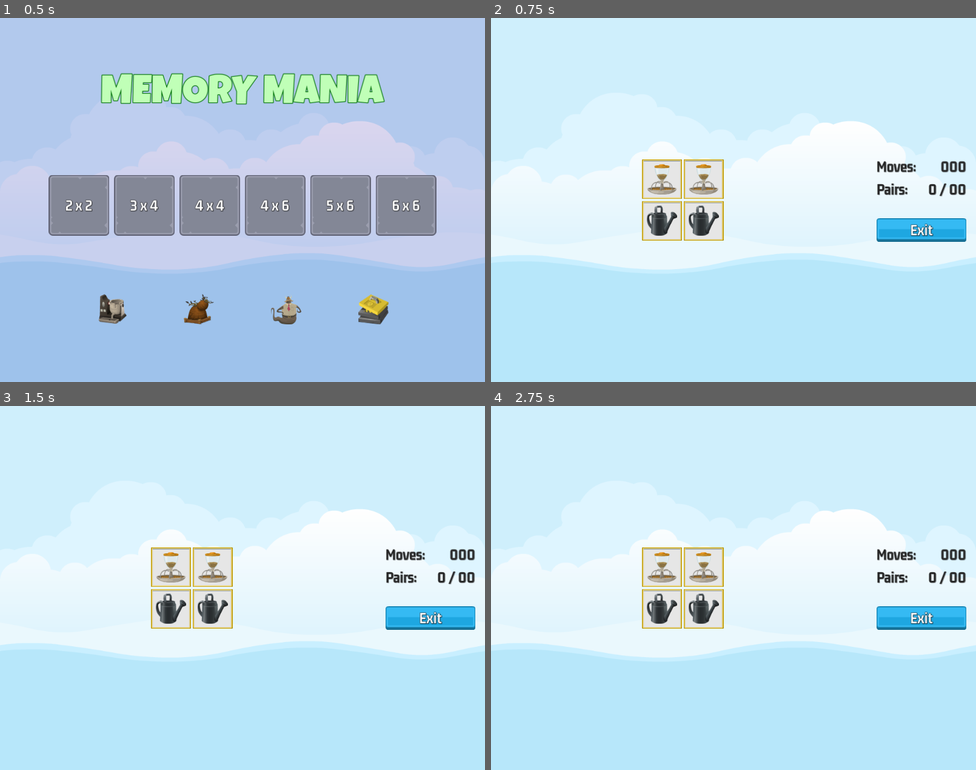
Above: before the commit, frames 1-4 (two rows, left to right).
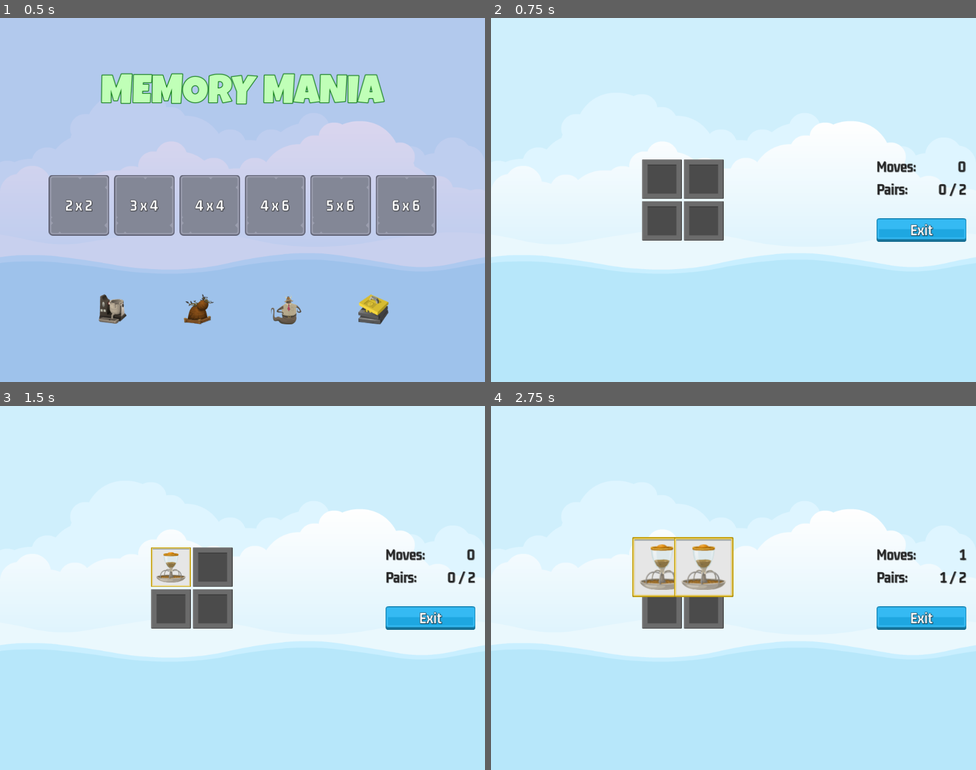
Above: after the commit, the same moments.

Repository: jFinton/MemoryMania
Game: Godot game, scene res://master_scene/master_scene.tscn
Two runs of this game, one before a commit and one after it. Both use one fixed random seed, a clock stepped at 60 frames per second and the inputs below.
Inputs (mouse positions are in pixels of both pictures, inside the frame that each line leads up to):
- Up to frame 1 (0.5 s): no input
- Up to frame 2 (0.75 s): click "2 x 2" at 0.5 s
- Up to frame 3 (1.5 s): click (169, 566) at 1.25 s
- Up to frame 4 (2.75 s): click (704, 566) at 2.02 s

Frame 1 is identical in both runs. In frame 2, 3.6% of the frame differs, in the area x 31-98%, y 38-62%; in frame 3, 2.7%; in frame 4, 3.5%.

Commit message:
V1.0.0 Released.
Finished building basic game logic, such as finding matches, counting matches and giving a game over when all the matches have been found.

Diff:
--- /dev/null
+++ b/game_over/game_over.gd
@@ -0,0 +1,26 @@
+extends Control
+
+
+@onready var moves_label: Label = $NinePatchRect/MC/VB/HB/MovesLabel
+@onready var sound: AudioStreamPlayer = $Sound
+
+
+# Called when the node enters the scene tree for the first time.
+func _ready() -> void:
+	SignalManager.on_game_over.connect(on_game_over)
+
+
+# Called every frame. 'delta' is the elapsed time since the previous frame.
+func _process(delta: float) -> void:
+	pass
+
+
+func on_game_over(moves: int) -> void:
+	moves_label.text = str(moves)
+	show()
+	SoundManager.play_sound(sound, SoundManager.SOUND_GAME_OVER)
+
+
+func _on_exit_button_pressed() -> void:
+	hide()
+	SignalManager.on_game_exit_pressed.emit()
--- /dev/null
+++ b/game_over/game_over.tscn
@@ -0,0 +1,113 @@
+[gd_scene load_steps=10 format=3 uid="uid://dqiwcqawpvotu"]
+
+[ext_resource type="Texture2D" uid="uid://bjqo56metuqiu" path="res://assets/ui/UIbg.png" id="1_m84be"]
+[ext_resource type="Script" path="res://game_over/game_over.gd" id="1_x88uo"]
+[ext_resource type="FontFile" uid="uid://bxm3nyddiamls" path="res://assets/fonts/LuckiestGuy-Regular.ttf" id="2_13y65"]
+[ext_resource type="LabelSettings" uid="uid://8sy188subkef" path="res://assets/fonts/GM_32_Grey.tres" id="3_nbi3k"]
+[ext_resource type="Texture2D" uid="uid://mlpk21oh4xch" path="res://assets/ui/blue_button00.png" id="4_7ci64"]
+[ext_resource type="Texture2D" uid="uid://dbgcs4m822me3" path="res://assets/ui/yellow_button00.png" id="5_8l7gc"]
+[ext_resource type="Texture2D" uid="uid://bh36lfcrhgng2" path="res://assets/ui/green_button00.png" id="6_qxo24"]
+[ext_resource type="LabelSettings" uid="uid://xi3tnwm1d7wc" path="res://assets/fonts/GM_32_White.tres" id="7_hv03b"]
+
+[sub_resource type="LabelSettings" id="LabelSettings_r63ew"]
+font = ExtResource("2_13y65")
+font_size = 84
+font_color = Color(0.290196, 1, 0.717647, 1)
+outline_size = 6
+outline_color = Color(0.0117647, 0.45098, 0.788235, 1)
+
+[node name="GameOver" type="Control"]
+layout_mode = 3
+anchors_preset = 15
+anchor_right = 1.0
+anchor_bottom = 1.0
+grow_horizontal = 2
+grow_vertical = 2
+script = ExtResource("1_x88uo")
+
+[node name="NinePatchRect" type="NinePatchRect" parent="."]
+layout_mode = 1
+anchors_preset = 8
+anchor_left = 0.5
+anchor_top = 0.5
+anchor_right = 0.5
+anchor_bottom = 0.5
+offset_left = -256.0
+offset_top = -192.0
+offset_right = 256.0
+offset_bottom = 192.0
+grow_horizontal = 2
+grow_vertical = 2
+texture = ExtResource("1_m84be")
+patch_margin_left = 10
+patch_margin_top = 10
+patch_margin_right = 10
+patch_margin_bottom = 10
+
+[node name="MC" type="MarginContainer" parent="NinePatchRect"]
+layout_mode = 1
+anchors_preset = 15
+anchor_right = 1.0
+anchor_bottom = 1.0
+grow_horizontal = 2
+grow_vertical = 2
+theme_override_constants/margin_left = 24
+theme_override_constants/margin_top = 24
+theme_override_constants/margin_right = 24
+theme_override_constants/margin_bottom = 24
+
+[node name="VB" type="VBoxContainer" parent="NinePatchRect/MC"]
+layout_mode = 2
+theme_override_constants/separation = 32
+
+[node name="Label" type="Label" parent="NinePatchRect/MC/VB"]
+layout_mode = 2
+text = "YOU WIN!"
+label_settings = SubResource("LabelSettings_r63ew")
+horizontal_alignment = 1
+vertical_alignment = 1
+
+[node name="HB" type="HBoxContainer" parent="NinePatchRect/MC/VB"]
+layout_mode = 2
+
+[node name="Label" type="Label" parent="NinePatchRect/MC/VB/HB"]
+layout_mode = 2
+size_flags_horizontal = 3
+text = "Moves Taken:"
+label_settings = ExtResource("3_nbi3k")
+vertical_alignment = 1
+
+[node name="MovesLabel" type="Label" parent="NinePatchRect/MC/VB/HB"]
+layout_mode = 2
+text = "0000"
+label_settings = ExtResource("3_nbi3k")
+horizontal_alignment = 2
+vertical_alignment = 1
+
+[node name="Spacer" type="Control" parent="NinePatchRect/MC/VB"]
+custom_minimum_size = Vector2(0, 32)
+layout_mode = 2
+
+[node name="ExitButton" type="TextureButton" parent="NinePatchRect/MC/VB"]
+layout_mode = 2
+size_flags_horizontal = 4
+texture_normal = ExtResource("4_7ci64")
+texture_pressed = ExtResource("5_8l7gc")
+texture_hover = ExtResource("6_qxo24")
+
+[node name="Label" type="Label" parent="NinePatchRect/MC/VB/ExitButton"]
+layout_mode = 1
+anchors_preset = 15
+anchor_right = 1.0
+anchor_bottom = 1.0
+grow_horizontal = 2
+grow_vertical = 2
+text = "Exit
+"
+label_settings = ExtResource("7_hv03b")
+horizontal_alignment = 1
+vertical_alignment = 1
+
+[node name="Sound" type="AudioStreamPlayer" parent="."]
+
+[connection signal="pressed" from="NinePatchRect/MC/VB/ExitButton" to="." method="_on_exit_button_pressed"]
--- a/game_screen/game_screen.gd
+++ b/game_screen/game_screen.gd
@@ -6,6 +6,9 @@
 
 @onready var tile_container: GridContainer = $HB/MC1/TileContainer
 @onready var sound: AudioStreamPlayer = $Sound
+@onready var scorer: Scorer = $Scorer
+@onready var moves_label: Label = $HB/MC2/VB/HB/MovesLabel
+@onready var pairs_label: Label = $HB/MC2/VB/HB2/PairsLabel
 
 
 # Called when the node enters the scene tree for the first time.
@@ -15,7 +18,8 @@
 
 # Called every frame. 'delta' is the elapsed time since the previous frame.
 func _process(delta: float) -> void:
-	pass
+	moves_label.text = scorer.get_moves_made_str()
+	pairs_label.text = scorer.get_pairs_made_str()
 
 
 func _on_exit_button_pressed() -> void:
@@ -33,6 +37,8 @@
 	for ii_dict in level_selected["image_list"]:
 		add_memory_tile(ii_dict, frame_image)
 
+	scorer.clear_new_game(level_selected["target_pairs"])
+
 
 func add_memory_tile(ii_dict: Dictionary, frame_image: CompressedTexture2D) -> void:
 	var new_tile = mem_tile_scene.instantiate()
--- a/game_screen/game_screen.tscn
+++ b/game_screen/game_screen.tscn
@@ -7,6 +7,8 @@
 [ext_resource type="Texture2D" uid="uid://dbgcs4m822me3" path="res://assets/ui/yellow_button00.png" id="3_0jmmy"]
 [ext_resource type="Texture2D" uid="uid://bh36lfcrhgng2" path="res://assets/ui/green_button00.png" id="4_kmi7q"]
 [ext_resource type="LabelSettings" uid="uid://xi3tnwm1d7wc" path="res://assets/fonts/GM_32_White.tres" id="5_r58fr"]
+[ext_resource type="PackedScene" uid="uid://cmdt2arqxar6" path="res://scorer/scorer.tscn" id="8_rwqtx"]
+[ext_resource type="PackedScene" uid="uid://dqiwcqawpvotu" path="res://game_over/game_over.tscn" id="9_t7mmk"]
 
 [node name="GameScreen" type="Control"]
 layout_mode = 3
@@ -104,4 +106,10 @@
 
 [node name="Sound" type="AudioStreamPlayer" parent="."]
 
+[node name="Scorer" parent="." instance=ExtResource("8_rwqtx")]
+
+[node name="GameOver" parent="." instance=ExtResource("9_t7mmk")]
+visible = false
+layout_mode = 1
+
 [connection signal="pressed" from="HB/MC2/VB/ExitButton" to="." method="_on_exit_button_pressed"]
--- a/memory_tile/memory_tile.gd
+++ b/memory_tile/memory_tile.gd
@@ -1,15 +1,21 @@
 extends TextureButton
+
+
+class_name MemoryTile
+
 
 @onready var frame_image: TextureRect = $FrameImage
 @onready var item_image: TextureRect = $ItemImage
 
 
 var _item_name: String
+var _can_select_me: bool = true
 
 
 # Called when the node enters the scene tree for the first time.
 func _ready() -> void:
-	pass # Replace with function body.
+	SignalManager.on_selection_enabled.connect(on_selection_enabled)
+	SignalManager.on_selection_disabled.connect(on_selection_disabled)
 
 
 func get_item_name() -> String:
@@ -20,3 +26,35 @@
 	frame_image.texture = fi
 	item_image.texture = ii_dict["item_texture"]
 	_item_name = ii_dict["item_name"]
+	reveal(false)
+
+
+func reveal(r: bool) -> void:
+	frame_image.visible = r
+	item_image.visible = r
+
+
+func on_selection_enabled() -> void:
+	_can_select_me = true
+
+
+func on_selection_disabled() -> void:
+	_can_select_me = false
+
+
+func kill_on_success() -> void:
+	z_index = 1
+	var tween = get_tree().create_tween()
+	tween.set_parallel(true) #events run at the same time together
+	tween.tween_property(self, "disabled", true, 0)
+	tween.tween_property(self, "rotation", deg_to_rad(720), 0.5)
+	tween.tween_property(self, "scale", Vector2(1.5, 1.5), 0.5)
+	tween.set_parallel(false)
+	tween.tween_interval(0.6) #pause
+	tween.tween_property(self, "scale", Vector2.ZERO, 0)
+
+
+func _on_pressed() -> void:
+	if _can_select_me:
+		SignalManager.on_tile_selected.emit(self)
+		on_selection_disabled() #so card can't be played again once shown
--- a/memory_tile/memory_tile.tscn
+++ b/memory_tile/memory_tile.tscn
@@ -52,3 +52,5 @@
 grow_vertical = 2
 pivot_offset = Vector2(32, 32)
 texture = ExtResource("3_vsv2q")
+
+[connection signal="pressed" from="." to="." method="_on_pressed"]
--- /dev/null
+++ b/scorer/scorer.gd
@@ -0,0 +1,100 @@
+extends Node
+
+
+class_name Scorer
+
+
+@onready var sound: AudioStreamPlayer = $Sound
+@onready var reveal_timer: Timer = $RevealTimer
+
+
+var _selections: Array = []
+var _target_pairs: int = 0
+var _moves_made: int = 0
+var _pairs_made: int = 0
+
+
+
+# Called when the node enters the scene tree for the first time.
+func _ready() -> void:
+	SignalManager.on_tile_selected.connect(on_tile_selected)
+	SignalManager.on_game_exit_pressed.connect(on_game_exit_pressed)
+
+
+# Called every frame. 'delta' is the elapsed time since the previous frame.
+func _process(delta: float) -> void:
+	pass
+
+
+func clear_new_game(target_pairs: int) -> void:
+	_selections.clear()
+	_pairs_made = 0
+	_moves_made = 0
+	_target_pairs = target_pairs
+
+
+func on_tile_selected(tile: MemoryTile) -> void:
+	SoundManager.play_tile_click(sound)
+	check_pair_made(tile)
+
+
+func check_pair_made(tile: MemoryTile) -> void:
+	tile.reveal(true)
+	_selections.append(tile)
+	if _selections.size() != 2: return
+
+	SignalManager.on_selection_disabled.emit()
+	_moves_made += 1
+
+	update_selections()
+
+
+func selections_are_pairs() -> bool:
+	return (
+	_selections[0].get_instance_id() != _selections[1].get_instance_id()
+	and
+	_selections[0].get_item_name() == _selections[1].get_item_name()
+	)
+
+
+func update_selections() -> void:
+	reveal_timer.start()
+	if selections_are_pairs():
+		kill_tiles()
+
+
+func kill_tiles() -> void:
+	for tile in _selections:
+		tile.kill_on_success()
+	_pairs_made += 1
+	SoundManager.play_sound(sound, "success")
+
+
+func get_moves_made_str() -> String:
+	return str(_moves_made)
+
+
+func get_pairs_made_str() -> String:
+	return "%s / %s" % [ _pairs_made, _target_pairs]
+
+
+func _on_reveal_timer_timeout() -> void:
+	if not selections_are_pairs():
+		hide_selections()
+	_selections.clear()
+	check_game_over()
+	SignalManager.on_selection_enabled.emit()
+
+
+func hide_selections() -> void:
+	for tile in _selections:
+		tile.reveal(false)
+
+
+func check_game_over() -> void:
+	if (_pairs_made == _target_pairs):
+		SignalManager.on_game_over.emit(_moves_made)
+
+
+func on_game_exit_pressed() -> void:
+	reveal_timer.stop()
--- /dev/null
+++ b/scorer/scorer.tscn
@@ -0,0 +1,14 @@
+[gd_scene load_steps=2 format=3 uid="uid://cmdt2arqxar6"]
+
+[ext_resource type="Script" path="res://scorer/scorer.gd" id="1_vp2mv"]
+
+[node name="Scorer" type="Node"]
+script = ExtResource("1_vp2mv")
+
+[node name="Sound" type="AudioStreamPlayer" parent="."]
+
+[node name="RevealTimer" type="Timer" parent="."]
+wait_time = 1.2
+one_shot = true
+
+[connection signal="timeout" from="RevealTimer" to="." method="_on_reveal_timer_timeout"]
--- a/singletons/signal_manager.gd
+++ b/singletons/signal_manager.gd
@@ -3,3 +3,7 @@
 
 signal on_level_selected(level_num: int)
 signal on_game_exit_pressed
+signal on_selection_enabled
+signal on_selection_disabled
+signal on_tile_selected(tile: MemoryTile)
+signal on_game_over(moves: int)
--- a/singletons/sound_manager.gd
+++ b/singletons/sound_manager.gd
@@ -29,3 +29,7 @@
 
 func play_button_click(player: AudioStreamPlayer) -> void:
 	play_sound(player, "button")
+
+
+func play_tile_click(player: AudioStreamPlayer) -> void:
+	play_sound(player, "tile")
Not shown: 1 places in game_screen/game_screen.tscn that only renumber resources
